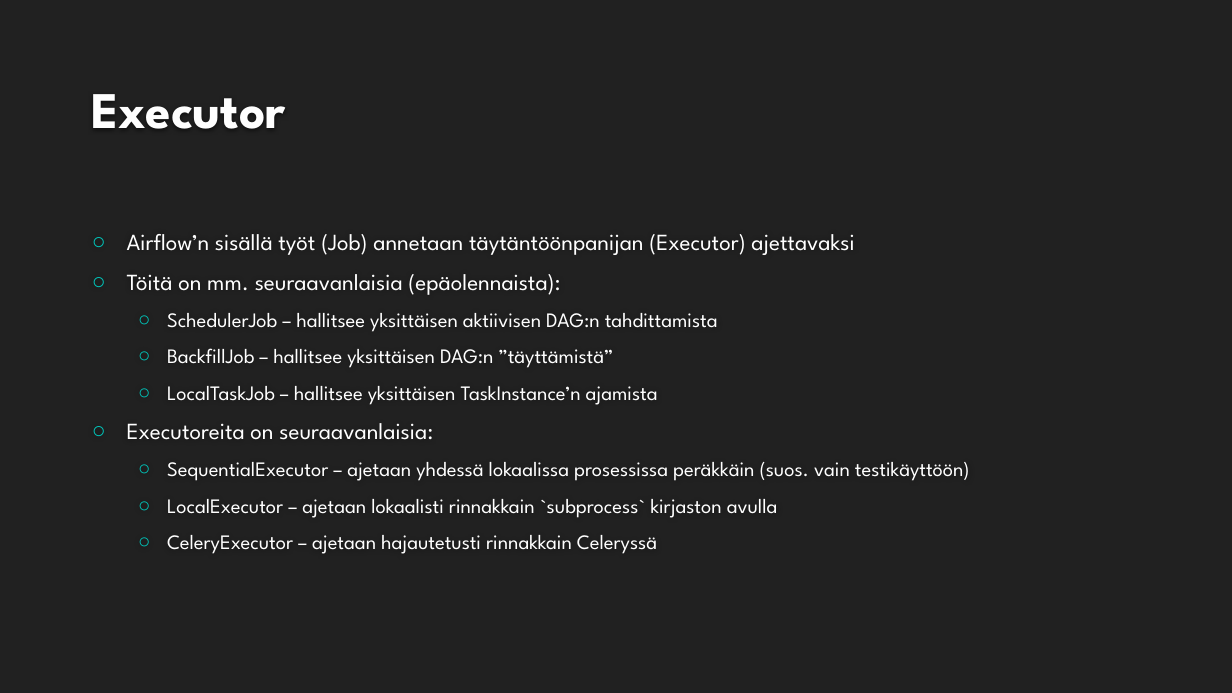
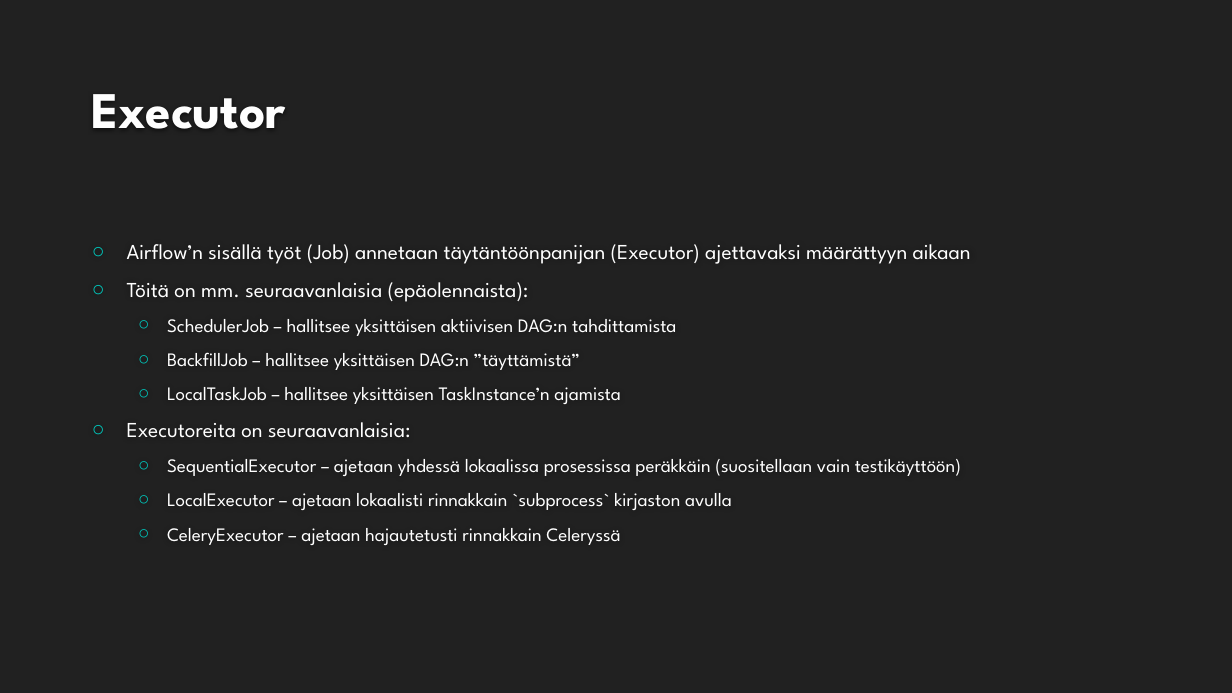
Before and after one commit to mremes/airflow-koulutus, a slide deck: slide 21 of presentation/Airflow_koulutus.pptx (slide 18 before the commit). Drawn at 1232x693 pixels with LibreOffice and Linux fonts; fonts in the diff are those of the drawing; background and template pictures are left out. Boxes give left, top, right and bottom in pixels: in the first picture for what was removed or moved away, otherwise in the second. Text is boxed around its words. In the diff, an @@ line names an element or a change of style, - is before the commit and + after.

Commit message:
Progress of presentation

```diff
--- a/presentation/Airflow_koulutus.pptx
+++ b/presentation/Airflow_koulutus.pptx
@@ text at (127,244,971,264): text changed; size 18 to 16.6 pt @@
-○ Airflow’n sisällä työt (Job) annetaan täytäntöönpanijan (Executor) ajettavaksi
+○ Airflow’n sisällä työt (Job) annetaan täytäntöönpanijan (Executor) ajettavaksi määrättyyn aikaan
@@ text at (127,282,732,545): size 18 to 16.6 pt in "Töitä on mm. seuraavanlaisia (epäolennaista):", "Executoreita on seuraavanlaisia:"; size 16 to 14.8 pt in "SchedulerJob – hallitsee yksittäisen aktiivisen DAG:n tahdit ...", "BackfillJob – hallitsee yksittäisen DAG:n ”täyttämistä”", "LocalTaskJob – hallitsee yksittäisen TaskInstance’n ajamista", "LocalExecutor – ajetaan lokaalisti rinnakkain `subprocess` k ..." and 1 more places @@
@@ text at (167,459,961,476): text changed; size 16 to 14.8 pt @@
-  ○ SequentialExecutor – ajetaan yhdessä lokaalissa prosessissa peräkkäin (suos. vain testikäyttöön)
+  ○ SequentialExecutor – ajetaan yhdessä lokaalissa prosessissa peräkkäin (suositellaan vain testikäyttöön)
```
Also in this commit, not shown: 6 other slides changed, 5 slides added.
